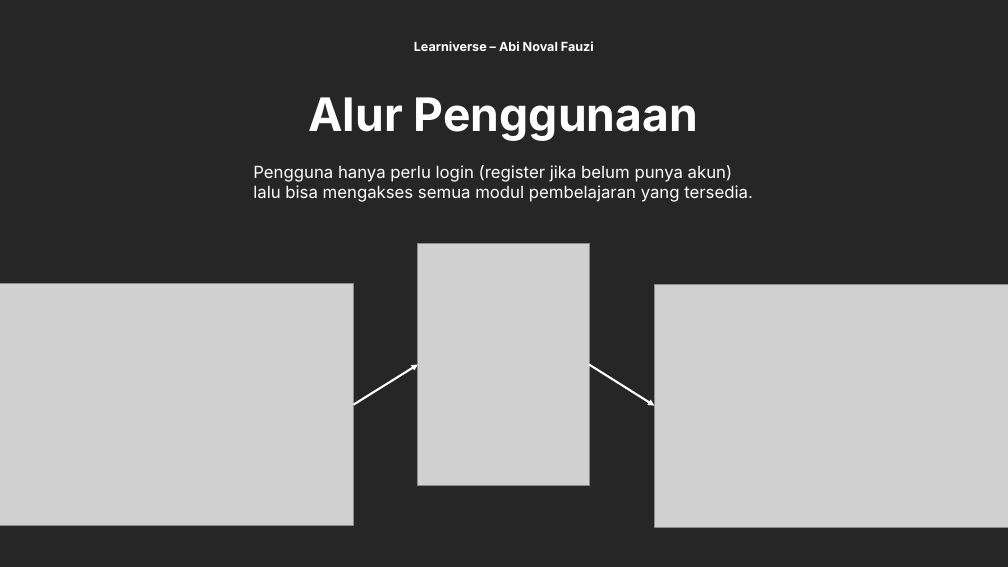
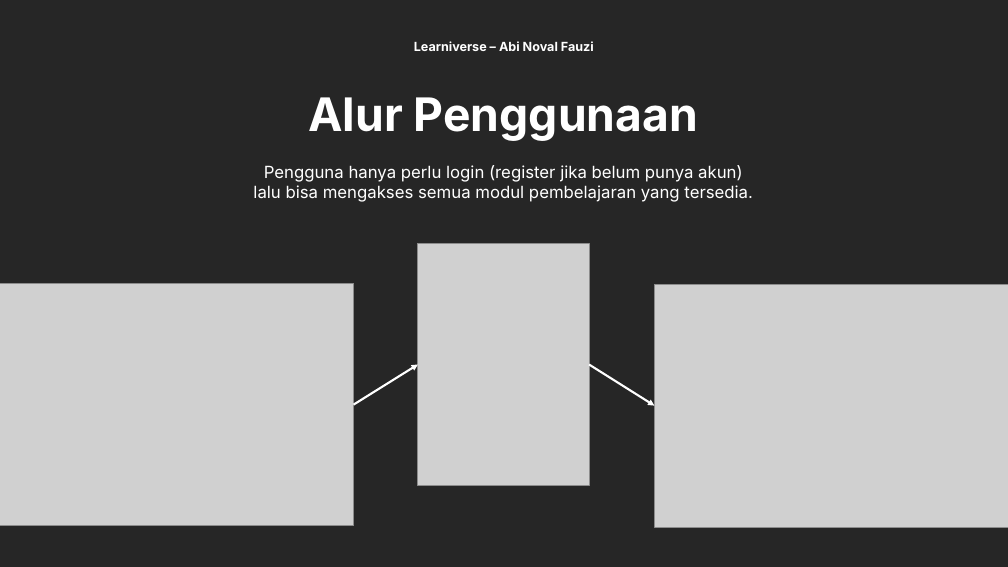
Before and after one commit to kimmyxpow/learniverse, a slide deck: slide 4 of PPT.pptx. Drawn at 1008x567 pixels with LibreOffice and Linux fonts; fonts in the diff are those of the drawing; grey boxes stand for pictures. Boxes give left, top, right and bottom in pixels: in the first picture for what was removed or moved away, otherwise in the second. Text is boxed around its words. In the diff, an @@ line names an element or a change of style, - is before the commit and + after.

Commit message:
feat: ppt

```diff
--- a/PPT.pptx
+++ b/PPT.pptx
@@ text "Pengguna hanya perlu login (register ..." at bbox=[253, 165, 753, 202]: alignment left to centre @@
```
Also in this commit, not shown: 1 slide added, 1 slide removed.
